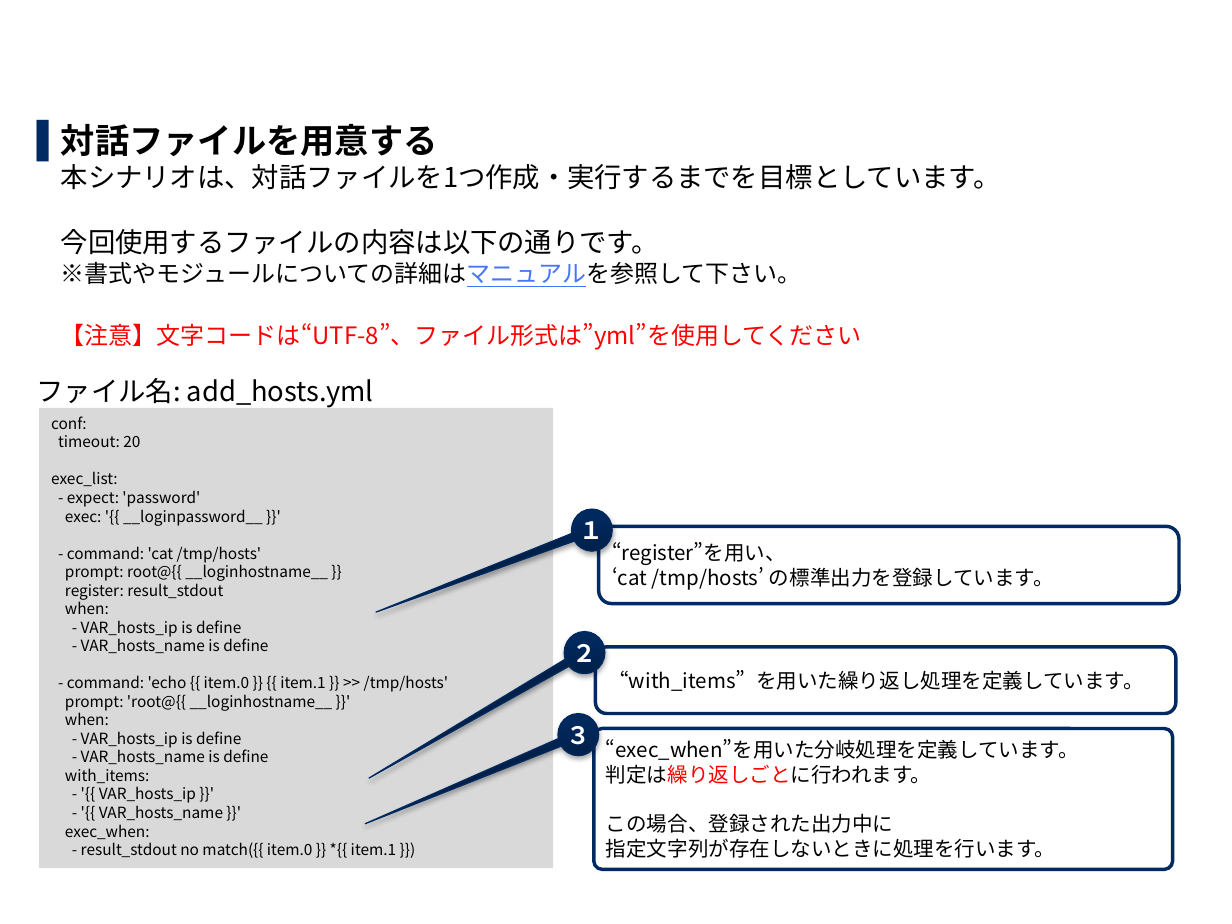
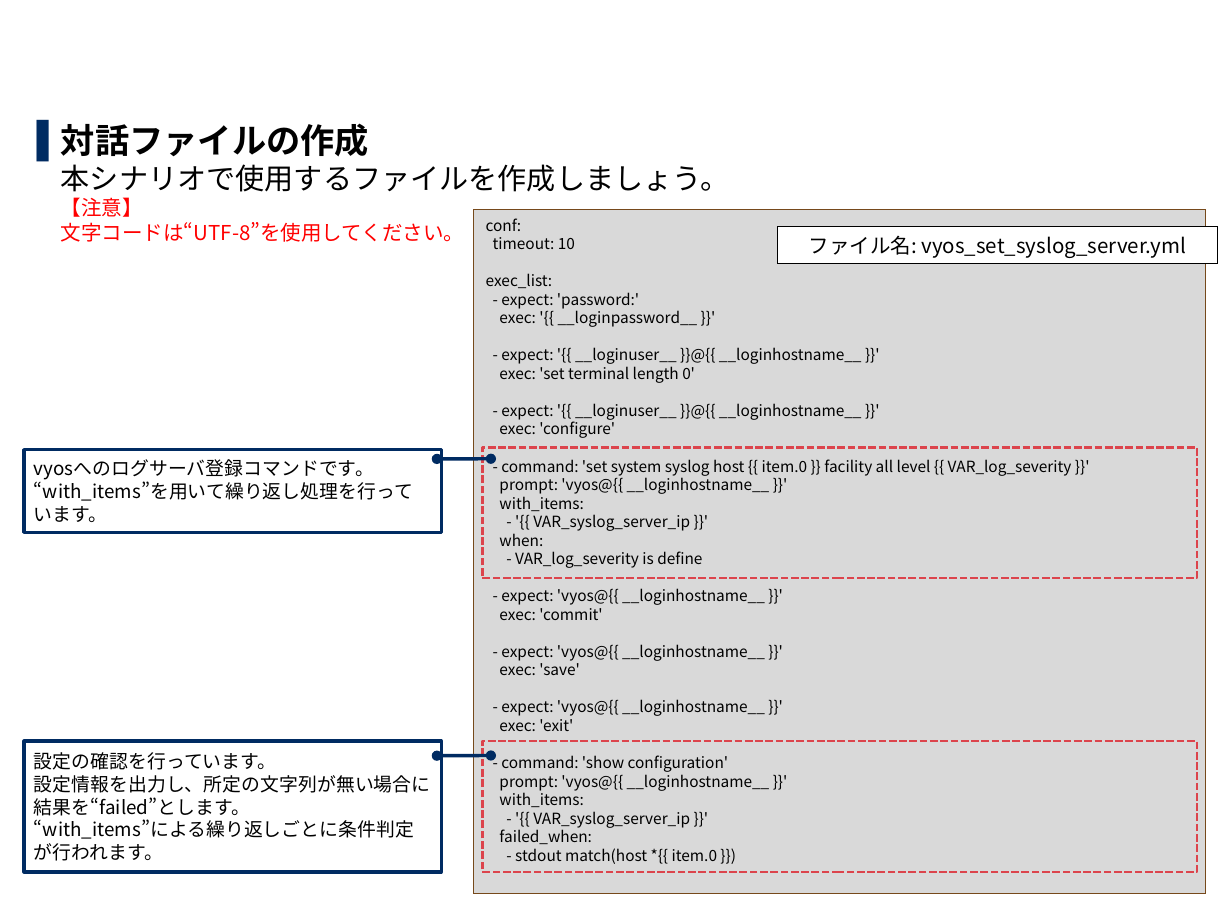
Before and after one commit to exastro-suite/it-automation-docs, a slide deck: slide 47 of asset/Learn_ja/ITA-Ansible-Driver_ja_practice.pptx. Drawn at 1232x924 pixels with LibreOffice and Linux fonts; fonts in the diff are those of the drawing; background and template pictures are left out. Boxes give left, top, right and bottom in pixels: in the first picture for what was removed or moved away, otherwise in the second. Text is boxed around its words. In the diff, an @@ line names an element or a change of style, - is before the commit and + after.

```diff
--- a/asset/Learn_ja/ITA-Ansible-Driver_ja_practice.pptx
+++ b/asset/Learn_ja/ITA-Ansible-Driver_ja_practice.pptx
@@ text at (61, 123, 729, 242): text changed; size 14 to 12 pt @@
-▌ 対話ファイルを用意する
-  本シナリオは、対話ファイルを1つ作成・実行するまでを目標としています。
-  今回使用するファイルの内容は以下の通りです。
-  ※書式やモジュールについての詳細はマニュアルを参照して下さい。
-  【注意】文字コードは“UTF-8”、ファイル形式は”yml”を使用してください
+▌ 対話ファイルの作成
+  本シナリオで使用するファイルを作成しましょう。
+  【注意】
+  文字コードは“UTF-8”を使用してください。
@@ rectangle "conf:": place and size @@
-rectangle "conf:" at (39, 408, 553, 869)
+rectangle "conf:" at (473, 209, 1205, 893)
@@ rectangle "conf:" at (473, 209, 1205, 893): outline none to #76491B 0.75 pt @@
@@ text in rectangle at (493, 237, 575, 249): text changed @@
-timeout: 20
+timeout: 10
@@ rectangle "ファイル名: vyos_set_syslog_server.yml": place and size @@
-rectangle "ファイル名: vyos_set_syslog_server.yml" at (37, 378, 374, 408)
+rectangle "ファイル名: vyos_set_syslog_server.yml" at (777, 227, 1217, 264)
@@ rectangle "ファイル名: vyos_set_syslog_server.yml" at (777, 227, 1217, 264): fill none to #FFFFFF; outline none to #000000 0.75 pt @@
@@ text in rectangle at (809, 236, 1187, 258): text changed; size 16 to 12 pt @@
-ファイル名: add_hosts.yml
+ファイル名: vyos_set_syslog_server.yml
@@ text in rectangle at (501, 292, 639, 309): text changed @@
-- expect: 'password'
+- expect: 'password:'
@@ text in rectangle at (499, 347, 1072, 531): text changed @@
-- command: 'cat /tmp/hosts'
-prompt: root@{{ __loginhostname__ }}
-register: result_stdout
+- expect: '{{ __loginuser__ }}@{{ __loginhostname__ }}'
+exec: 'set terminal length 0'
+- expect: '{{ __loginuser__ }}@{{ __loginhostname__ }}'
+exec: 'configure'
+- command: 'set system syslog host {{ item.0 }} facility all level {{ VAR_log_severity }}'
+prompt: 'vyos@{{ __loginhostname__ }}'
+with_items:
+- '{{ VAR_syslog_server_ip }}'
@@ rectangle added at (482, 447, 1196, 578), outline #DC444C 1.5 pt dashed @@
@@ border callout added at (25, 450, 442, 532), fill #FFFFFF, outline #002B62 2 pt, 11 pt, text #000000 @@
+vyosへのログサーバ登録コマンドです。
+“with_items”を用いて繰り返し処理を行っています。
@@ speech bubble removed at (572, 509, 612, 551) @@
-１
@@ rounded rectangle removed at (599, 526, 1179, 604) @@
-“register”を用い、
-‘cat /tmp/hosts’ の標準出力を登録しています。
@@ text in rectangle at (499, 551, 770, 791): text changed @@
-- VAR_hosts_ip is define
-- VAR_hosts_name is define
-- command: 'echo {{ item.0 }} {{ item.1 }} >> /tmp/hosts'
-prompt: 'root@{{ __loginhostname__ }}'
-when:
-- VAR_hosts_ip is define
-- VAR_hosts_name is define
+- VAR_log_severity is define
+- expect: 'vyos@{{ __loginhostname__ }}'
+exec: 'commit'
+- expect: 'vyos@{{ __loginhostname__ }}'
+exec: 'save'
+- expect: 'vyos@{{ __loginhostname__ }}'
+exec: 'exit'
+- command: 'show configuration'
+prompt: 'vyos@{{ __loginhostname__ }}'
@@ speech bubble removed at (564, 632, 605, 674) @@
-２
@@ rounded rectangle removed at (595, 647, 1175, 713) @@
-“with_items”を用いた繰り返し処理を定義しています。
@@ speech bubble removed at (558, 713, 599, 755) @@
-３
@@ border callout added at (25, 742, 442, 872), fill #FFFFFF, outline #002B62 2 pt, 11 pt, text #000000 @@
+設定の確認を行っています。
+設定情報を出力し、所定の文字列が無い場合に結果を“failed”とします。
+“with_items”による繰り返しごとに条件判定が行われます。
@@ rectangle added at (482, 742, 1196, 872), outline #DC444C 1.5 pt dashed @@
@@ rounded rectangle removed at (594, 728, 1173, 869) @@
-“exec_when”を用いた分岐処理を定義しています。
-判定は繰り返しごとに行われます。
-この場合、登録された出力中に
-指定文字列が存在しないときに処理を行います。
@@ text in rectangle at (499, 811, 717, 864): text changed @@
-- '{{ VAR_hosts_ip }}'
-- '{{ VAR_hosts_name }}'
-exec_when:
-- result_stdout no match({{ item.0 }} *{{ item.1 }})
+- '{{ VAR_syslog_server_ip }}'
+failed_when:
+- stdout match(host *{{ item.0 }})
```
Also in this commit, not shown: 55 other slides changed, 4 slides added, 4 slides removed, 1 other file.
